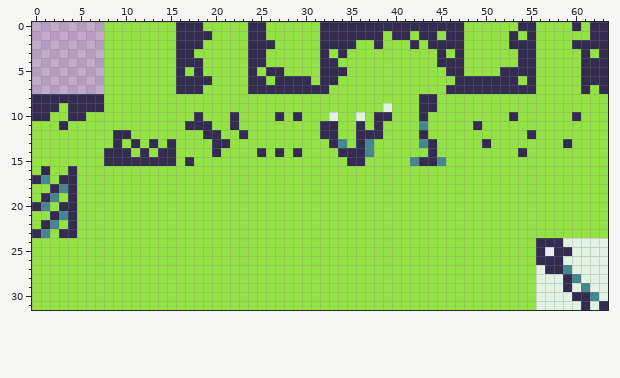
A pixel-art file gets an edit: res/assets/ase/tileset.aseprite. The picture above was drawn from the file before the commit.
64x32 pixels, 1 frame.
Now the later version:
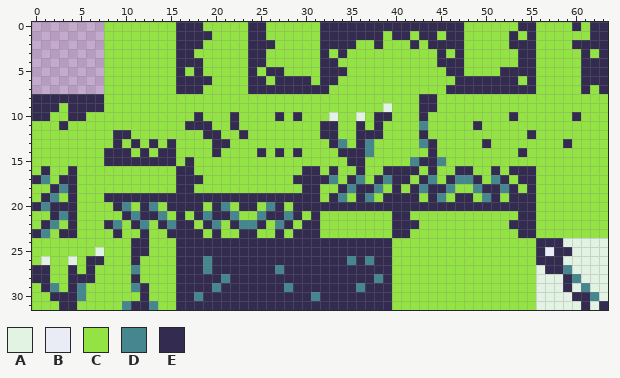
Palette (. is transparent): A #e2f3e4  B #eaecf5  C #94e344  D #46878f  E #332c50
Changes in this commit:
The edit turns colour C into colour A in row 25 at x 7; in row 26 at x 1 and 4.
The edit turns colour C into colour D in row 17 at x 33, 36, 39, 44, 47 to 48 and 51; in row 18 at x 35, 38, 43, 46, 49 and 52; in row 19 at x 34, 37, 45 and 50; in row 20 at x 10, 13, 21 and 26; in row 21 at x 11, 14, 19, 22, 25 and 28; in row 22 at x 9, 12, 15, 20, 23 to 24 and 27.
The edit turns colour C into colour D in row 26 at x 19, 35 and 37; in row 27 at x 11, 19 and 27; in row 28 at x 21 and 38; in row 29 at x 2, 5, 11, 20, 28 and 36; in row 30 at x 5, 18 and 31; in row 31 at x 10 and 13.
The edit turns colour C into colour E in row 16 at x 16 to 17, 30 to 31, 33, 36, 39 to 42, 44, 47 to 48, 51 and 53 to 55; in row 17 at x 16 to 18, 29 to 32, 35, 38, 40 to 41, 43, 46, 49, 52 and 54 to 55; in row 18 at x 16 to 17, 30 to 31, 34, 36 to 37, 40, 42, 44 to 45, 50 to 51, 53 and 55; in row 19 at x 8 to 31, 33, 36, 39 to 42, 44, 47 to 48, 51 and 53 to 55; in row 20 at x 2, 9, 12, 15 to 18, 20, 23 to 24, 27 and 29 to 55; in row 21 at x 10, 12 to 13, 16, 18, 20 to 21, 26 to 27, 29, 31, 40 to 41 and 54 to 55.
The edit turns colour C into colour E in row 22 at x 8, 11, 14, 16 to 17, 19, 22, 25, 28, 30 to 31, 40 to 42 and 53 to 55; in row 23 at x 9, 12, 15 to 18, 20, 23 to 24, 27, 29 to 31, 40 to 41 and 54 to 55; in rows 24 to 25 at x 11 to 12 and 16 to 39; in row 26 at x 6 to 7, 11, 16 to 18, 20 to 34, 36 and 38 to 39; in row 27 at x 0 to 1, 4, 6, 16 to 18, 20 to 26 and 28 to 39; in row 28 at x 0 to 1, 4 to 6, 11, 16 to 20, 22 to 37 and 39.
The edit turns colour C into colour E in row 29 at x 1, 4, 12, 16 to 19, 21 to 27, 29 to 35 and 37 to 39; in row 30 at x 2 to 4, 12, 16 to 17, 19 to 30 and 32 to 39; in row 31 at x 3 to 4, 11 to 12 and 16 to 39.
Boxes around the changes in both pictures, in picture pixels (x1, y1, x2, y2):
changed: (32, 166, 536, 310)
